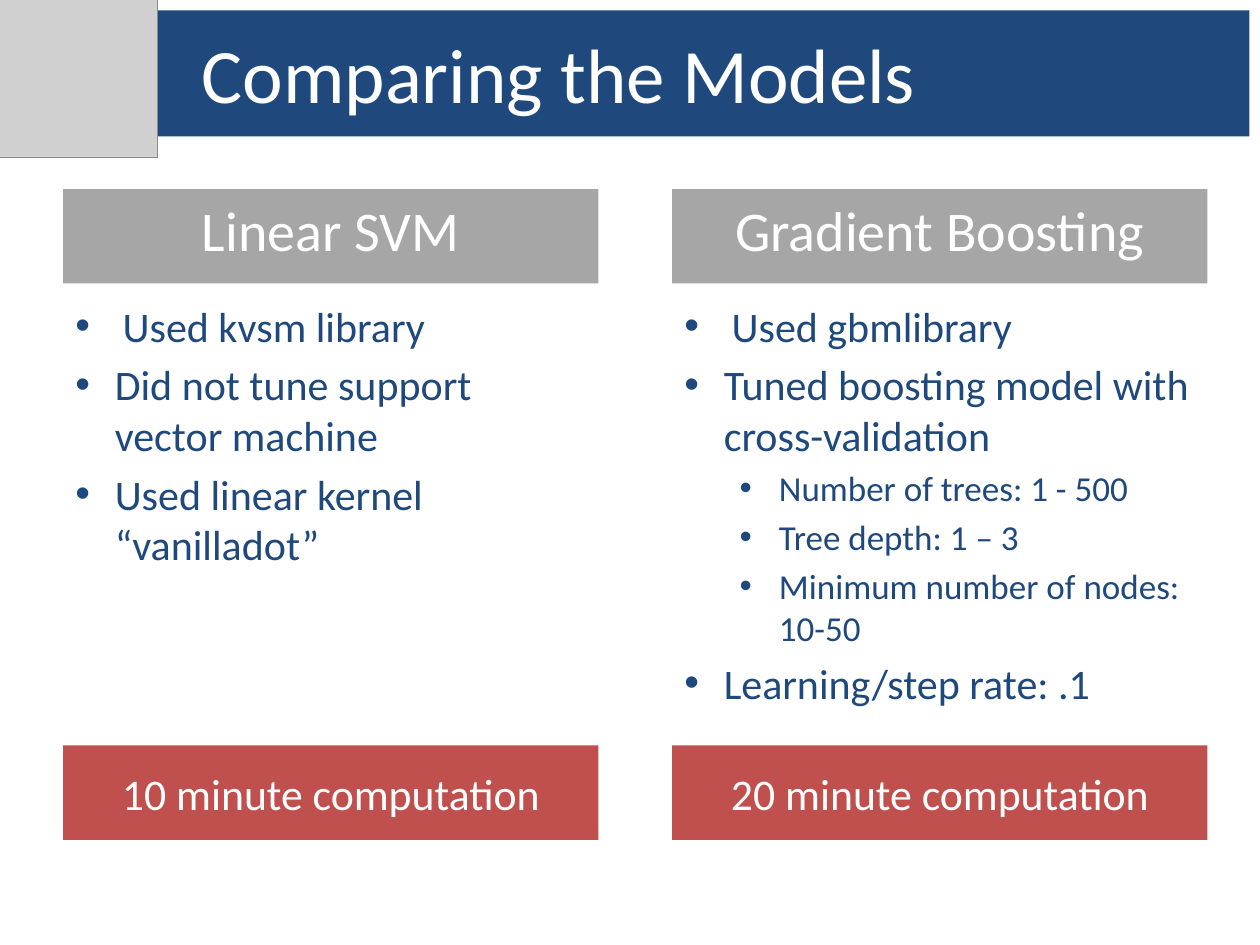
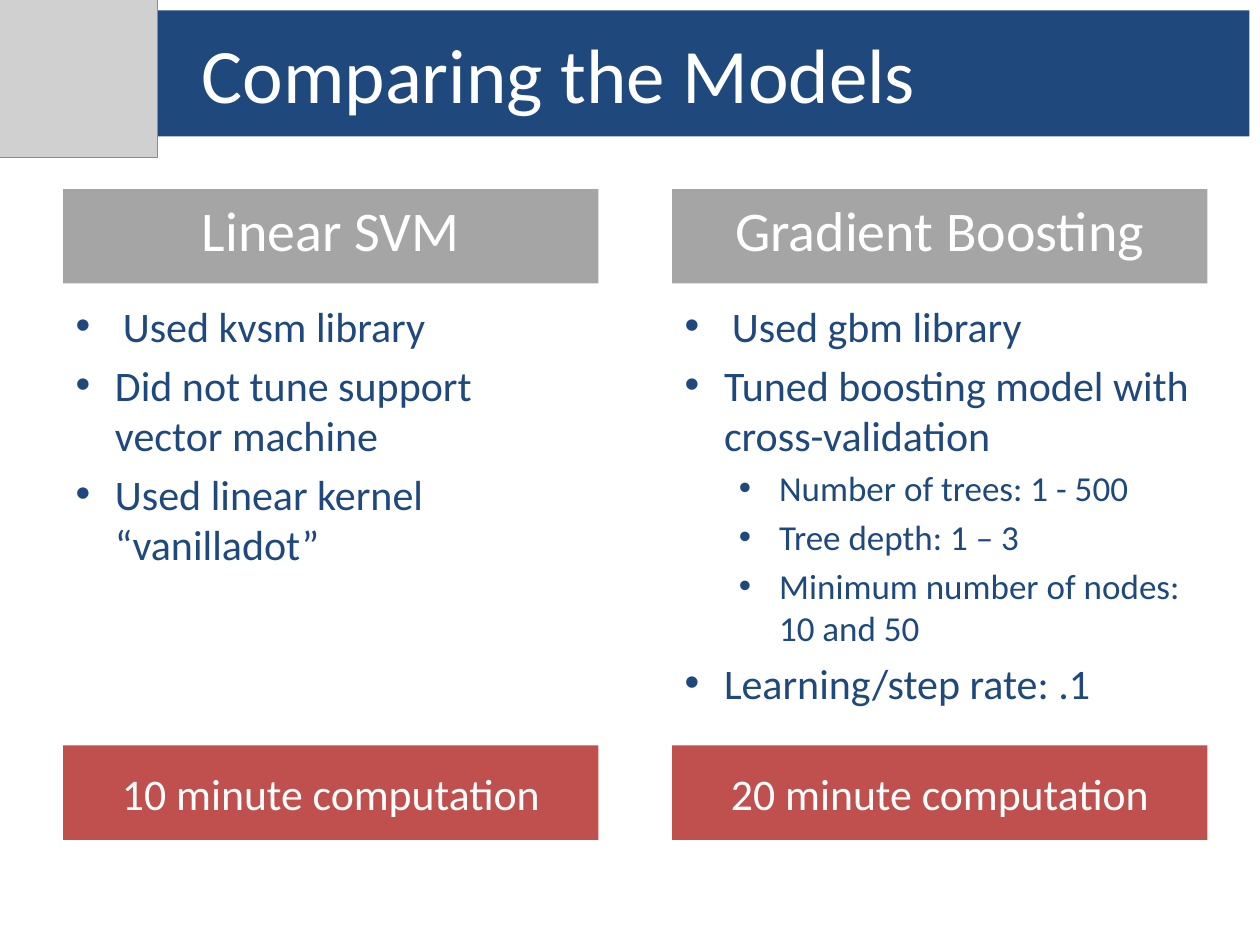
Before and after one commit to yueshengu/Predict-cats-and-dogs, a slide deck: slide 7 of Project3Group9.pptx. Drawn at 1260x945 pixels with LibreOffice and Linux fonts; fonts in the diff are those of the drawing; grey boxes stand for pictures. Boxes give left, top, right and bottom in pixels: in the first picture for what was removed or moved away, otherwise in the second. Text is boxed around its words. In the diff, an @@ line names an element or a change of style, - is before the commit and + after.

Commit message:
ppt update

```diff
--- a/Project3Group9.pptx
+++ b/Project3Group9.pptx
@@ text at (732, 313, 1022, 350): text changed @@
-• Used gbmlibrary
+• Used gbm library
@@ text at (724, 372, 1189, 707): indent changed @@
@@ text at (779, 574, 1180, 642): text changed @@
-  • Minimum number of nodes: 10-50
+  • Minimum number of nodes: 10 and 50
```
Also in this commit, not shown: 8 other slides changed.
